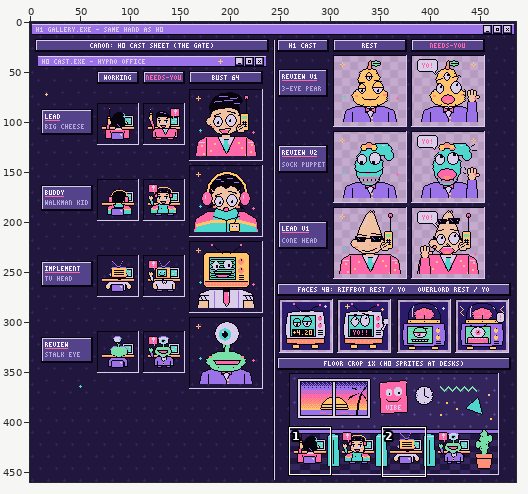
Two versions of one pixel-art file, art/h1/gallery.aseprite. The picture above shows the old version from afar; the outline marks the close-up.
Close-up. The starting point:
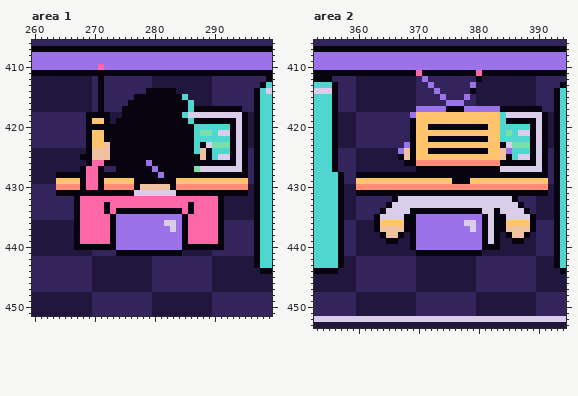
486x460 pixels, 1 frame. Shown: area 1: x 260..299, y 406..451; area 2: x 353..394, y 406..453. The commit also changed other parts of the picture, which this record leaves out.
After:
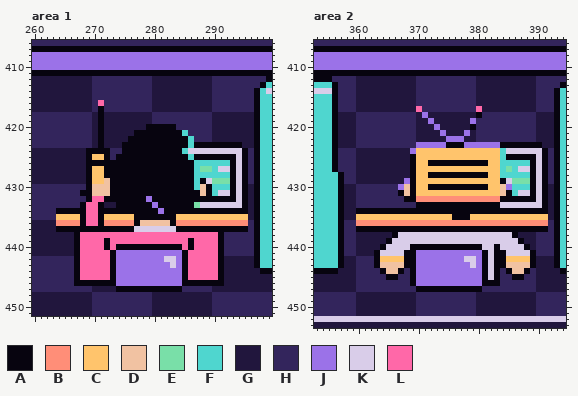
Palette (. is transparent): A #07040f  B #ff8e78  C #ffc46c  D #f1c2a2  E #79dfa8  F #4fd6cf  G #21163d  H #33255c  J #9b72e8  K #d9cde9  L #ff68a8
The edit:
Changed rows in their new state; - is an unchanged pixel.
Area 1:
first column x 264:
410 -------J------------------------
412 -------H------------------------
413 -------H------------------------
414 -------H-------HGGGG------------
415 -------H-----HHHGGGGGG----------
416 -------L----HHHHGGGGGGG---------
417 -----------HHHHHGGGGGGGGGGHHHHH-
418 -----HG-G--GGGGGHHHHHHHHHHGGGGGG
419 -----HGAG-GGGGGGHHHHHHHHHHGGGGGG
420 -----HG-GGGGGGG-----HHHHHHGGGGGG
421 -----HGAGGGGG--------FHHHHGGGGGG
422 -----HGAGGGG----------FHHHGGGGGG
423 -----HGAGGG-----------FA-AAAA-AG
424 ------AAAHH----------FKKKKKKKK--
425 ----G-CCAH------------F-A-AAA---
426 ------AA-------A-------FFFFFF---
427 ----GACCAA------A------FEEF--A--
428 GGGGGACC---------A-----FFFFFF-K-
429 GGGGGACCDAAAA-------AAAFAKEEEAKA
430 HHHHHADDDAAAA-AAAAA-AAAFDAFFFAKA
431 HHHH--DDD----AAAAAAA----D-FKK-K-
432 ---HHA--AAAAAAAJAAAAAAAAAAA-AAKA
433 ---HA--AGGAAAAAAJAAAAA-EKKKKKKKA
434 AAA-A--A-A-------J---A-AAAA-AAAA
435 CCCCA--ACCCCCAAAAAAACCCCCCCCCCCC
436 BBBBA--ABBBBBADDDDDABBBBBBBBBBBB
437 AAA-AAAAA-AAAKKKKKK-A-AAAAA-AAAA
438 ---------LLLLLLLLLLLLL----------
439 --------ALLLLLLLLLLLLLA---------
440 ----LLLL-LAAAAAAAAAAAL-LLLL-----
441 ---ALLLLLAJJJJJJJJJJJALLLLLA----
442 ---ALLLLLAJJJJJJJJKKJALLLLLA----
443 ---ALLLLLAJJJJJJJJJKJALLLLLA----
444 ---ALLLLLAJJJJJJJJJJJALLLLLA----
445 ---ALLLLLAJJJJJJJJJJJALLLLLA----
446 ---AAAAAAAJJJJJJJJJJJAAAAAAA----
447 ----------AAAAAAAAAAA-----------
Area 2:
first column x 360:
411 ----------A---------A-----------
412 -----------H--------G-----------
413 ------------H------H------------
414 -------------H-----H------------
415 --------------H---H-------------
416 ---------------HHH--------------
417 ----------LHHHHHHHHHLGGGGGGGGGH-
418 ---------HGJGGGGGGGGAHHHHHHHHHGG
419 ---------HGGJGGGGGGJHHHHHHHHHHGG
420 ---------HGGGJGGGGG-HHHHHHHHHHGG
421 ---------HGGGGJGGGJGHHHHHHHHHHGG
422 ---------HGGGGGJJJGGHHHHHHHHHHGG
423 --------HHJJJJJAAAJJJJJJ-AAAA-AG
424 -------GGJ--CCCCCCCCCC--FKKKKK--
425 -------GG---------------F-AAA---
426 --------G-CCAAAAAAAAAACCFFFFF---
427 ---------ACCCCCCCCCCCCCCFEF--A--
428 GGGGGGGGG-CC----------CCFFFFF-K-
429 GGGGGGGGJA------CCC-----AKEEEAKA
430 HHHHHHHJDACCAAAAAAAAAACCDJFFFAKA
431 HHHHHHH-D-CCCCCCCCCCCCCCD-FKK-K-
432 ------HHAABBBBBBBBBBBBBBAA-AAAKA
433 -----HHHHHAAAAAAAAAAAAAA---KKKKA
434 AAAA-AAAA------------AA-AAAA-AAA
435 CCCCCCCCCCCCCCCCAAACCCCCCCCCCCCC
436 BBBBBBBBBBBBBBBBBBBBBBBBBBBBBBBB
437 AAA-AAAA--AAAAAAAAAAA-A--AAAA-AA
438 ----GGAKKKKKKKKKKKKKKK-KKKAGG---
439 ------KKKKKKKKKKKKKKKK-KKKK-----
440 ----AKKKK-AAAAAAAAAAAKK-KKKKA---
441 ---AKKKKAAJJJJJJJJJJJAKAAKKKKA--
442 ---ACCCCAAJJJJJJJJKKJAKAACCCCA--
443 ---ADDDDAAJJJJJJJJJKJAKAADDDDA--
444 ----ADDA-AJJJJJJJJJJJAKA-ADDA---
445 -----AA--AJJJJJJJJJJJAKA--AA----
446 ---------AJJJJJJJJJJJAAA--------
447 ----------AAAAAAAAAAA-----------
Pixel boxes of the changes (left, top, right, bottom) in both close-ups:
changed: (56, 64, 248, 292)
changed: (356, 70, 548, 292)
